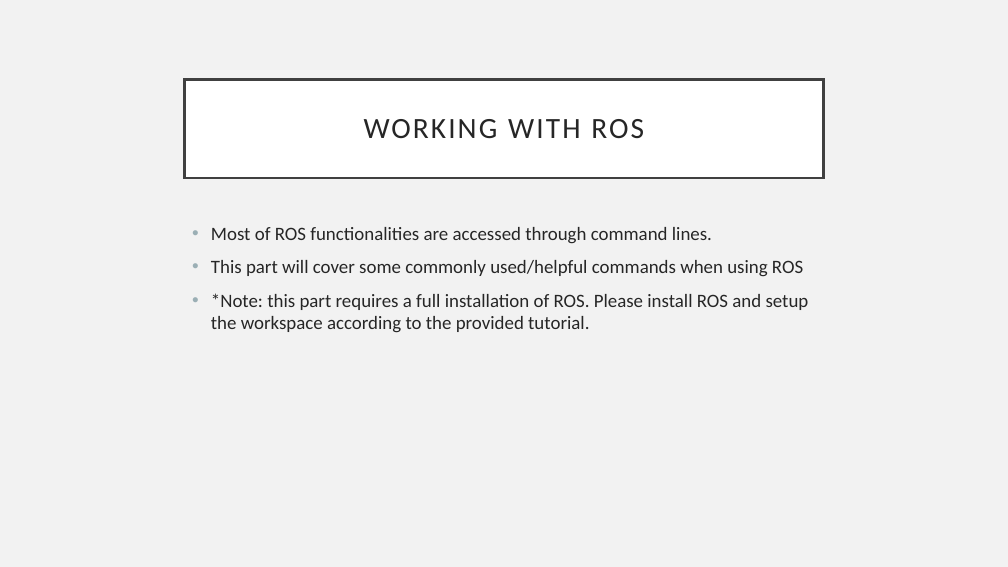
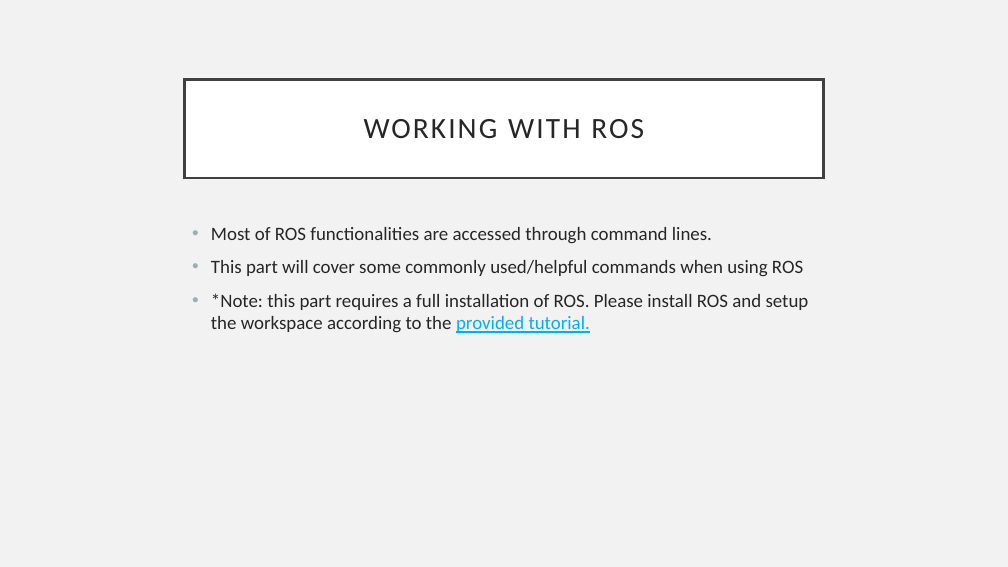
Before and after one commit to fpt-corp/DiRa, a slide deck: slide 18 of DiRa_Digital_Race_Software/Reference/ROS/Introduction to ROS.pptx. Drawn at 1008x567 pixels with LibreOffice and Linux fonts; fonts in the diff are those of the drawing. Boxes give left, top, right and bottom in pixels: in the first picture for what was removed or moved away, otherwise in the second. Text is boxed around its words. In the diff, an @@ line names an element or a change of style, - is before the commit and + after.

Commit message:
Update the introduction file

```diff
--- a/DiRa_Digital_Race_Software/Reference/ROS/Introduction to ROS.pptx
+++ b/DiRa_Digital_Race_Software/Reference/ROS/Introduction to ROS.pptx
@@ text at (x1=211, y1=293, x2=809, y2=333): text colour #262626 to #00B0F0, underline on in "provided tutorial." @@
```
